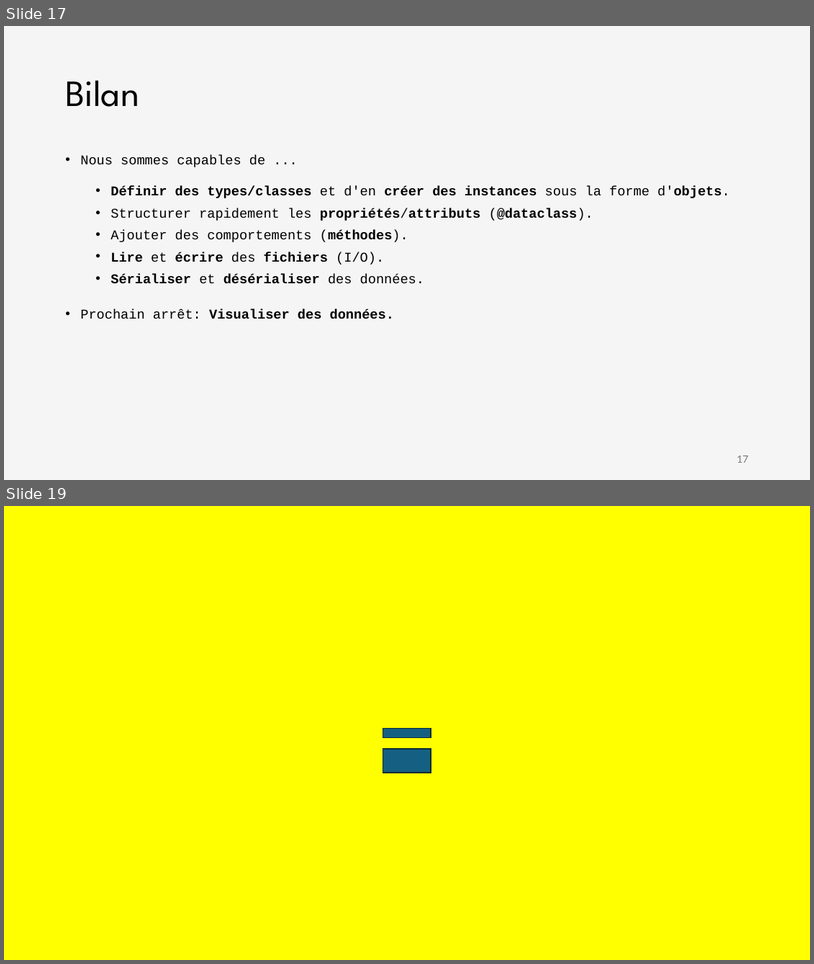
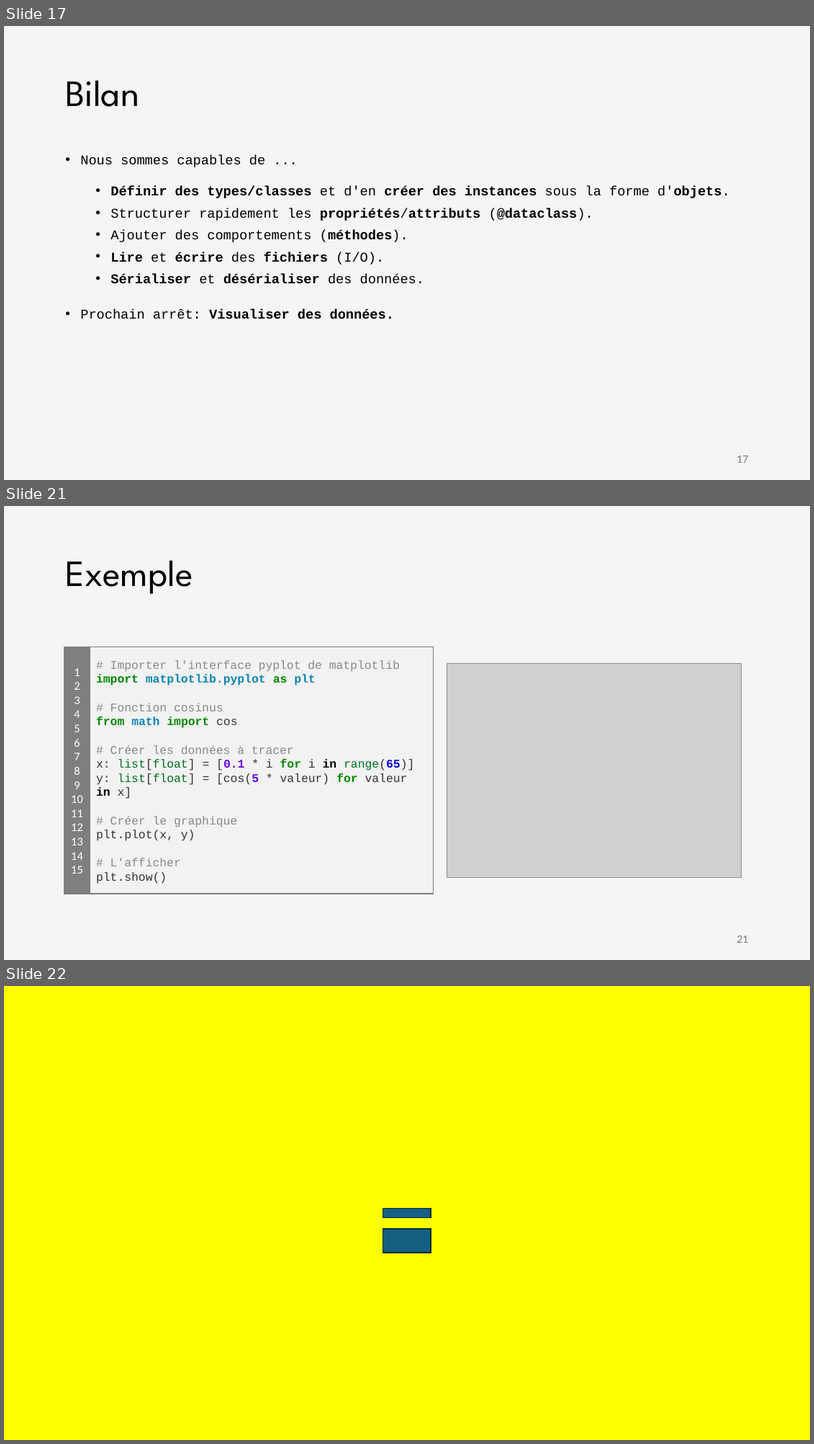
Before and after one commit to iannickgagnon/sagedays_iannick_2026, a slide deck: python_2/presentation_python_2.pptx. Shown one above the other, each under a label of ours: slides 17 and 19 before the commit, slides 17, 21 and 22 after it; the slides between them are not shown. The pictures are 814x964 and 814x1444 pixels, drawn with LibreOffice and Linux fonts; fonts in the diff are those of the drawing; grey boxes stand for pictures. Boxes give left, top, right and bottom in pixels: in the first picture for what was removed or moved away, otherwise in the second. Text is boxed around its words. In the diff, an @@ line names an element or a change of style, - is before the commit and + after.

```diff
--- a/python_2/presentation_python_2.pptx
+++ b/python_2/presentation_python_2.pptx
@@ slide 21 added at bbox=[4, 506, 810, 960], background #F5F5F5 @@
@@ title added at bbox=[65, 560, 193, 594], 44 pt, text #000000 @@
+Exemple
@@ rectangle added at bbox=[64, 647, 90, 893], fill #7F7F7F, outline #7F7F7F 1 pt, 14 pt, text #FFFFFF @@
+1
+2
+3
+4
+5
+6
+7
+8
+9
+10
+11
+12
+13
+14
+15
@@ rectangle added at bbox=[90, 647, 434, 893], fill #F2F2F2, outline #7F7F7F 1 pt, 14 pt, text #888888 @@
+# Importer l'interface pyplot de matplotlib
+import matplotlib.pyplot as plt
+# Fonction cosinus
+from math import cos
+# Créer les données à tracer
+x: list[float] = [0.1 * i for i in range(65)]
+y: list[float] = [cos(5 * valeur) for valeur in x]
+# Créer le graphique
+plt.plot(x, y)
+# L'afficher
+plt.show()
@@ picture added at bbox=[447, 663, 741, 878] @@
@@ page number added at bbox=[737, 935, 748, 942], 12 pt, text #797979 @@
+21
@@ what was slide 19 is now slide 22 @@
```
Also in this commit, not shown: 3 slides changed, 2 other slides added.
